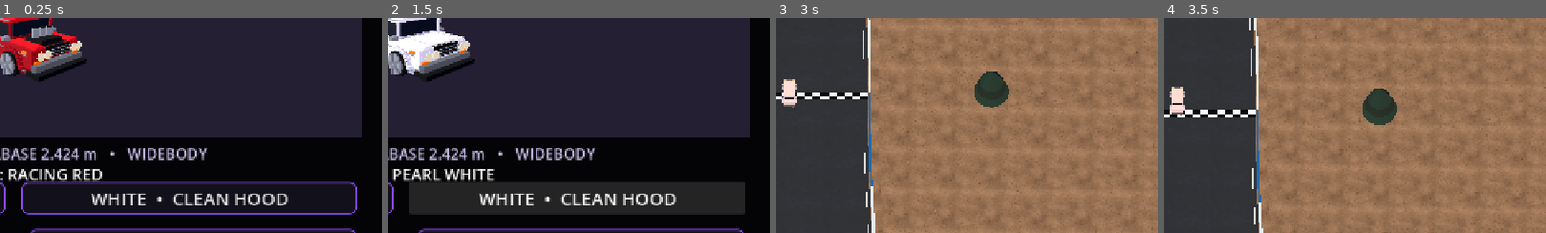
Above: before the commit, frames 1-4 (left to right).
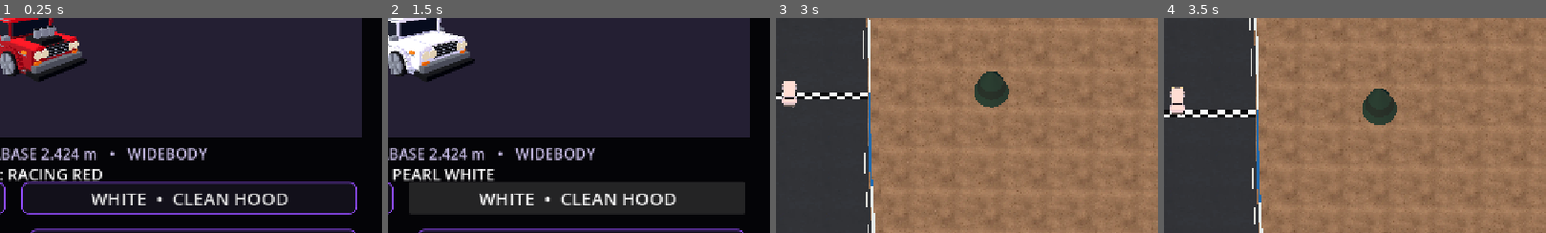
Above: after the commit, the same moments.

Repository: karllondor/Nitro-Wheelz-
Game: Godot game, scene res://scenes/garage.tscn
Two runs of this game, one before a commit and one after it. Both use one fixed random seed, a clock stepped at 60 frames per second and the inputs below. This scene is started directly instead of the project's main scene.
Inputs (mouse positions are % of the whole screen's width and height, from its top left):
- Up to frame 1 (0.25 s): no input
- Up to frame 2 (1.5 s): click "RED • EXPOSED ENGINE" at 0.5 s; click "WHITE • CLEAN HOOD" at 1.25 s
- Up to frame 3 (3 s): click "DRIVE" at 2 s; tap Enter at 2.75 s; move the mouse to (45, 70) at 2.77 s; hold W (move_up) from 2.78 s (still down); hold Space (action_primary) from 2.78 s (still down); click (45, 70) at 2.92 s
- Up to frame 4 (3.5 s): keep holding W (move_up); keep holding Space (action_primary)
The pictures show only the part of the screen within x 48-98%, y 39-89%; the shares and areas given below are measured in that part.

The runs differ from the first frame. In frame 1, 0.6% of the frame differs, in the area x 8-22%, y 3-21%; in frame 2, 0.4%; in frame 3, less than 0.1%; in frame 4, less than 0.1%.

Commit message:
fix(v0.1.12): align quad headlamps and grille to corrected bonnet nose after body rescale

Diff:
--- a/game/scripts/vehicles/lada_lowpoly.gd
+++ b/game/scripts/vehicles/lada_lowpoly.gd
@@ -171,12 +171,12 @@
     _cube("Black front grille", Vector3(0, 0.80, -2.082),
         Vector3(1.02, 0.32, 0.04), BLACK)
     for row in range(4):
-        _cube("Horizontal grille trim", Vector3(0, 0.66+row*0.085, -2.226),
+        _cube("Horizontal grille trim", Vector3(0, 0.66+row*0.085, -2.113),
             Vector3(0.99, 0.015, 0.025), CHROME, 0.58)
     for side in [-1.0, 1.0]:
         for column in range(2):
             _cylinder("Round classic headlamp", Vector3(side*(0.56+column*0.26),
-                0.80, -2.226), 0.126, 0.035, LAMP).rotation.x = PI * 0.5
+                0.80, -2.113), 0.126, 0.035, LAMP).rotation.x = PI * 0.5
         _cube("Amber indicator", Vector3(side*0.81, 0.57, -2.111),
             Vector3(0.25, 0.10, 0.04), Color(1.0, 0.42, 0.04))
     _cube("Front silver bumper", Vector3(0, 0.46, -2.137),
@@ -189,9 +189,9 @@
         Vector3(0.85, 0.24, 0.70), RUBBER)
     for i in range(3):
         _cylinder("Triple polished intake trumpet", Vector3((i-1)*0.29,
-            1.16, -1.44), 0.115, 0.34, CHROME)
+            1.16, -1.53), 0.115, 0.34, CHROME)
         _cylinder("Intake dark throat", Vector3((i-1)*0.29,
-            1.346, -1.44), 0.075, 0.025, BLACK)
+            1.346, -1.53), 0.075, 0.025, BLACK)
 
 func _make_rear() -> void:
     _cube("Rear chrome bumper", Vector3(0, 0.48, 2.14),
